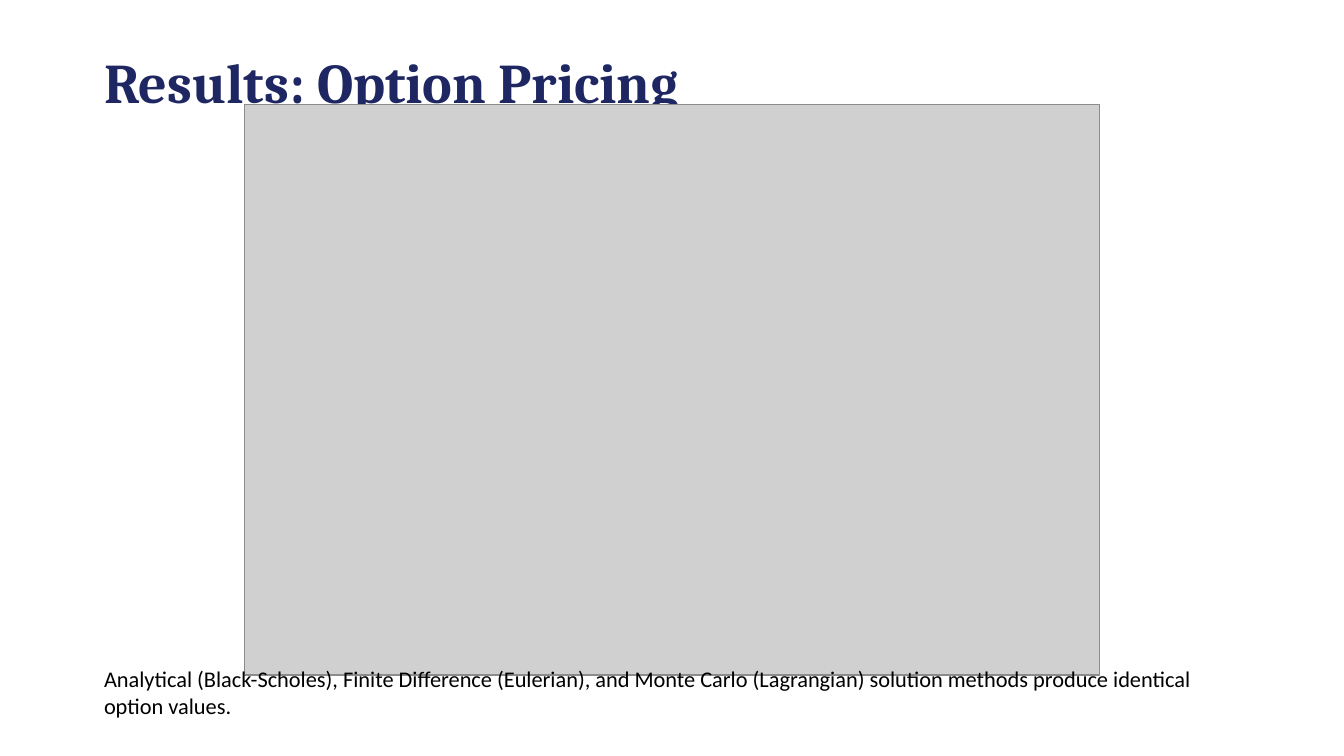
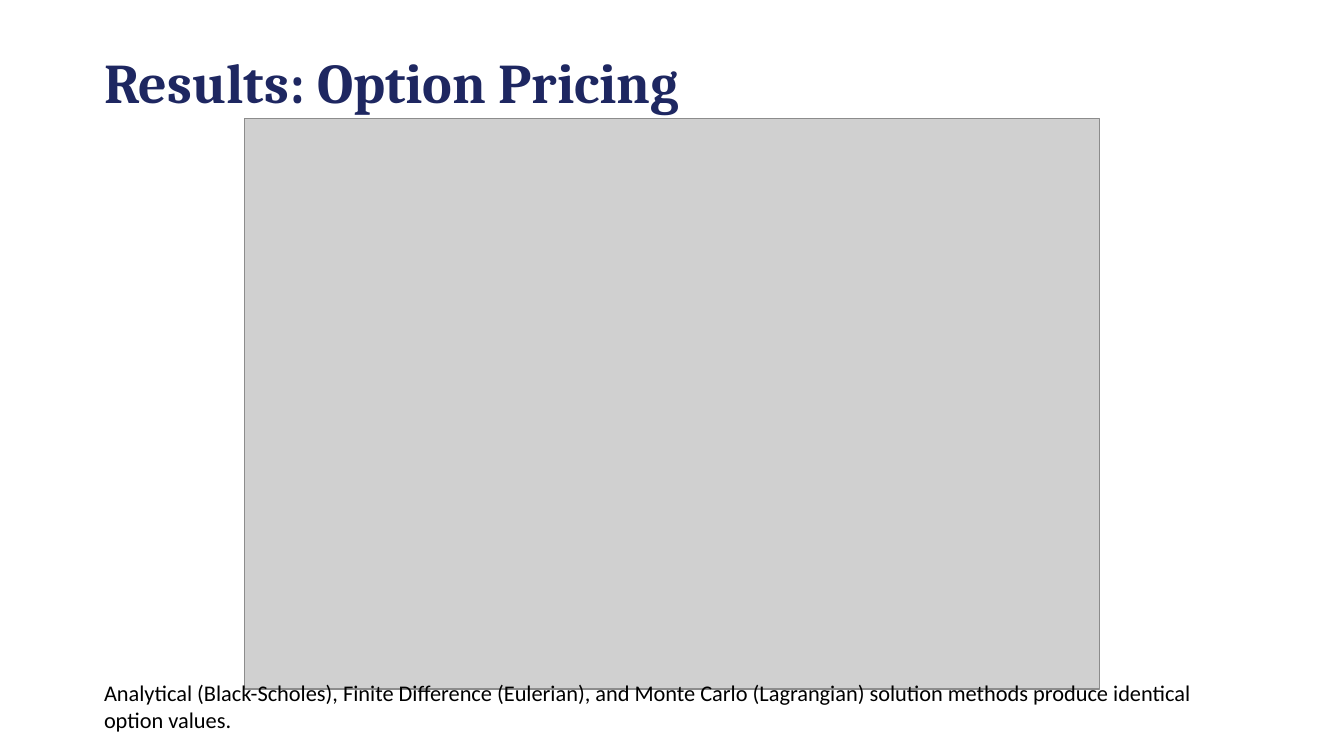
Before and after one commit to cjdipietrantonio/ME5311, a slide deck: slide 7 of termpaper/ppt/ppt/DiPietrantonio_ME5311_TermPresentation.pptx. Drawn at 1344x756 pixels with LibreOffice and Linux fonts; fonts in the diff are those of the drawing; grey boxes stand for pictures. Boxes give left, top, right and bottom in pixels: in the first picture for what was removed or moved away, otherwise in the second. Text is boxed around its words. In the diff, an @@ line names an element or a change of style, - is before the commit and + after.

```diff
--- a/termpaper/ppt/ppt/DiPietrantonio_ME5311_TermPresentation.pptx
+++ b/termpaper/ppt/ppt/DiPietrantonio_ME5311_TermPresentation.pptx
@@ picture: place and size @@
-picture at [244,105,1100,676]
+picture at [244,119,1100,690]
@@ text "Analytical (Black-Scholes), Finite Difference (Eulerian), ...": place and size @@
-text "Analytical (Black-Scholes), Finite Difference (Eulerian), ..." at [104,668,1190,718]
+text "Analytical (Black-Scholes), Finite Difference (Eulerian), ..." at [104,682,1190,732]
```
Also in this commit, not shown: 1 other slide changed, 1 other file.
